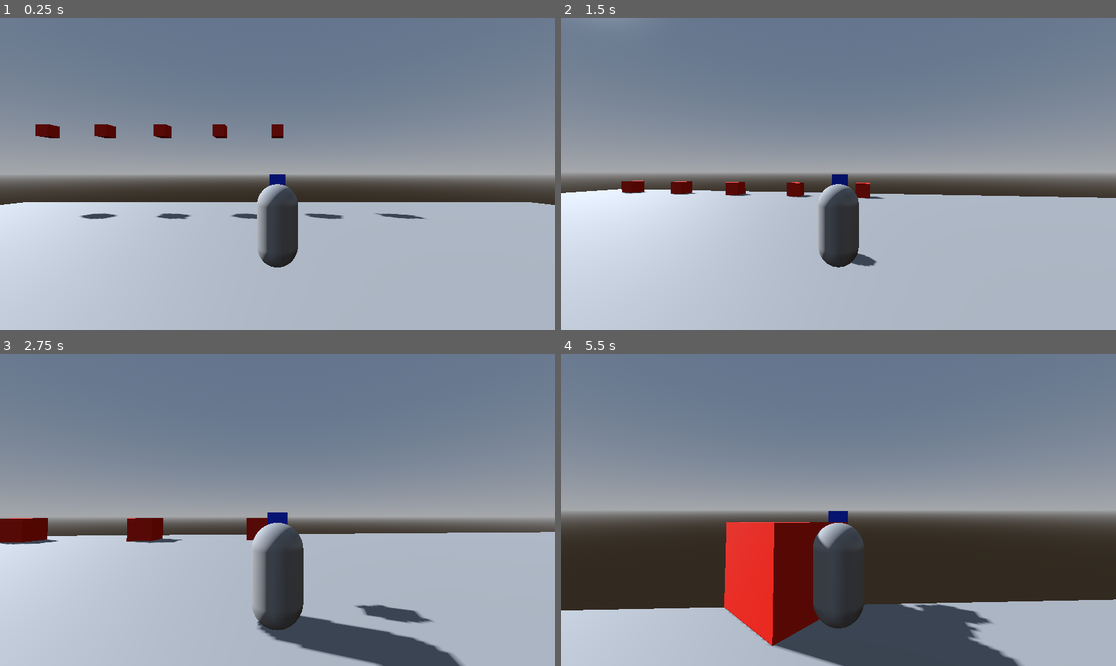
Above: before the commit, frames 1-4 (two rows, left to right).
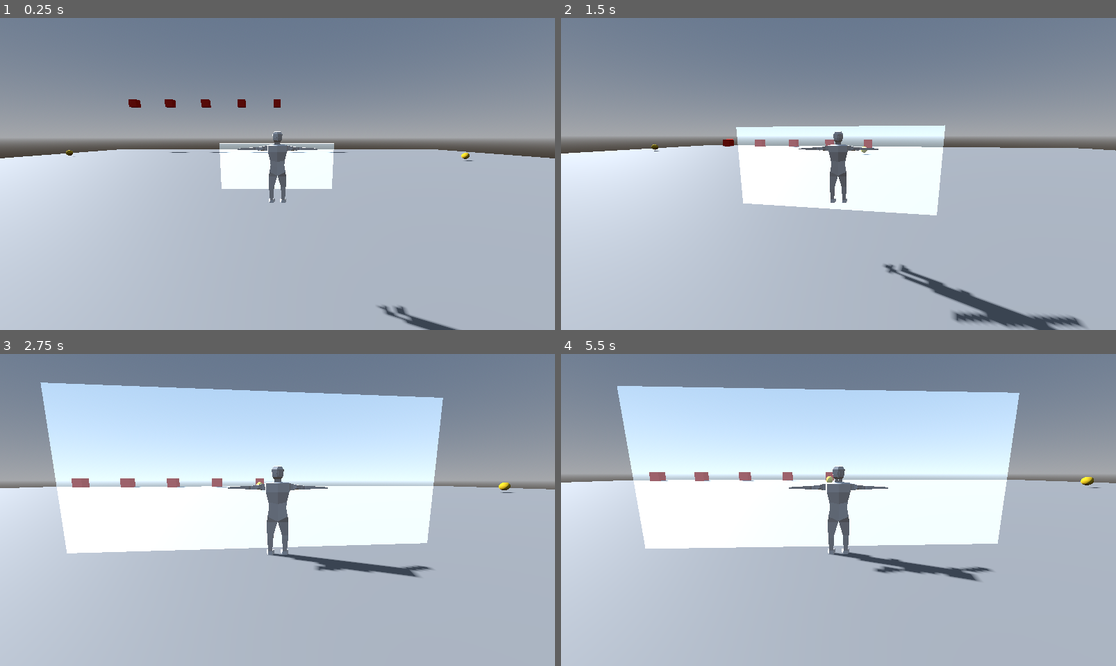
Above: after the commit, the same moments.

Repository: kenjan35/Mons-Hunt
Game: Godot game, scene res://scenes/main.tscn
Two runs of this game, one before a commit and one after it. Both use one fixed random seed, a clock stepped at 60 frames per second and the inputs below.
Inputs (mouse positions are in pixels of both pictures, inside the frame that each line leads up to):
- Up to frame 1 (0.25 s): no input
- Up to frame 2 (1.5 s): move the mouse to (866, 174) at 0.52 s; hold Up (move_forward) from 0.53 s (still down); tap E (interact) at 0.6 s; tap Space (jump) at 0.77 s; move the mouse to (810, 174) at 1.27 s; tap Shift (run) at 1.35 s
- Up to frame 3 (2.75 s): keep holding Up (move_forward); tap Space (jump) at 1.52 s; move the mouse to (288, 503) at 2.02 s; hold Mouse wheel up (zoom_in) from 2.03 s (still down)
- Up to frame 4 (5.5 s): keep holding Up (move_forward); move the mouse to (832, 516) at 2.77 s; release Mouse wheel up (zoom_in) at 2.78 s; tap Mouse wheel down (zoom_out) at 2.85 s; tap Space (jump) at 3.02, 3.77, 4.52 s; move the mouse to (877, 513) at 3.52 s; tap E (interact) at 3.6 s; move the mouse to (794, 506) at 4.27 s; tap Shift (run) at 4.35 s; move the mouse to (844, 510) at 5.02 s; hold Mouse wheel up (zoom_in) from 5.03 s (still down)

The runs differ from the first frame. In frame 1, 27% of the frame differs, in the area x 0-100%, y 26-100%; in frame 2, 28%; in frame 3, 47%; in frame 4, 69%, in the area x 0-100%, y 10-100%.

Commit message:
update: adding the blender model character

Diff:
--- a/cacahuete/scenes/character.tscn
+++ b/cacahuete/scenes/character.tscn
@@ -17,6 +17,7 @@
 size = Vector3(0.5, 0.5, 0.5)
 
 [sub_resource type="BoxShape3D" id="BoxShape3D_rkhd4"]
+size = Vector3(0.8, 1, 1)
 
 [sub_resource type="SphereShape3D" id="SphereShape3D_rkhd4"]
 
--- a/cacahuete/scenes/main.tscn
+++ b/cacahuete/scenes/main.tscn
@@ -1,10 +1,10 @@
 [gd_scene format=3 uid="uid://dh6suuu1lpaln"]
 
 [ext_resource type="PackedScene" uid="uid://1fv5tqtjgiqs" path="res://scenes/ground.tscn" id="1_o5qli"]
-[ext_resource type="PackedScene" uid="uid://c52citb4ahl1h" path="res://scenes/character.tscn" id="2_0wfyh"]
 [ext_resource type="PackedScene" uid="uid://dcad8cqvcptnu" path="res://scenes/obstacles.tscn" id="3_sugp2"]
 [ext_resource type="PackedScene" uid="uid://c8o6euolcxgte" path="res://scenes/coin.tscn" id="4_jyhfs"]
 [ext_resource type="PackedScene" uid="uid://ek2lxivf45tg" path="res://scenes/wall_break.tscn" id="5_tbgi4"]
+[ext_resource type="PackedScene" uid="uid://3x2hmfjjim2n" path="res://scenes/test_player.tscn" id="6_tefeu"]
 
 [sub_resource type="ProceduralSkyMaterial" id="ProceduralSkyMaterial_0wfyh"]
 
@@ -23,9 +23,6 @@
 
 [node name="Ground" parent="." unique_id=95938912 instance=ExtResource("1_o5qli")]
 transform = Transform3D(1, 0, 0, 0, 1, 0, 0, 0, 1, 0, -0.27714443, 0)
-
-[node name="CharacterBody3D" parent="." unique_id=1189578310 instance=ExtResource("2_0wfyh")]
-transform = Transform3D(1, 0, 0, 0, 1, 0, 0, 0, 1, 0, 5.5614777, -14.742352)
 
 [node name="WorldEnvironment" type="WorldEnvironment" parent="." unique_id=1334561182]
 environment = SubResource("Environment_0wfyh")
@@ -65,3 +62,6 @@
 
 [node name="wall_break" parent="Interactive_objs" unique_id=1142373083 instance=ExtResource("5_tbgi4")]
 transform = Transform3D(1, 0, 0, 0, 1, 0, 0, 0, 1, 0, 1, 0)
+
+[node name="testPlayer" parent="." unique_id=2139135099 instance=ExtResource("6_tefeu")]
+transform = Transform3D(1, 0, 0, 0, 1, 0, 0, 0, 1, 0, 3.2057161, 9.464278)
--- /dev/null
+++ b/cacahuete/scenes/test_player.tscn
@@ -0,0 +1,33 @@
+[gd_scene format=3 uid="uid://3x2hmfjjim2n"]
+
+[ext_resource type="Script" uid="uid://ct5dnxqbf52cf" path="res://scripts/character.gd" id="1_22uif"]
+[ext_resource type="PackedScene" uid="uid://c3amj5jxwq520" path="res://assets/model.glb" id="1_e7mys"]
+[ext_resource type="Script" uid="uid://br4qldcaw76ta" path="res://scripts/spring_arm_camera_3d.gd" id="2_0ax77"]
+
+[sub_resource type="CapsuleShape3D" id="CapsuleShape3D_e7mys"]
+radius = 0.25390625
+
+[sub_resource type="SphereShape3D" id="SphereShape3D_22uif"]
+
+[node name="testPlayer" type="CharacterBody3D" unique_id=2139135099]
+collision_mask = 24
+script = ExtResource("1_22uif")
+
+[node name="CollisionShape3D" type="CollisionShape3D" parent="." unique_id=1799721664]
+transform = Transform3D(1, 0, 0, 0, 1, 0, 0, 0, 1, 0.064, 1.041, -0.06)
+shape = SubResource("CapsuleShape3D_e7mys")
+
+[node name="SpringArm3D" type="SpringArm3D" parent="." unique_id=1969040725]
+transform = Transform3D(1, 0, 0, 0, 1, 0, 0, 0, 1, 0.055659607, 1.6907068, -0.044718422)
+collision_mask = 15
+shape = SubResource("SphereShape3D_22uif")
+spring_length = 5.0
+script = ExtResource("2_0ax77")
+
+[node name="Camera3D" type="Camera3D" parent="SpringArm3D" unique_id=1306207569]
+transform = Transform3D(1, 0, 0, 0, 0.984402, 0.17593372, 0, -0.17593372, 0.984402, 0, 0.5095891, 1.9755408)
+
+[node name="character_pivot" type="Node3D" parent="." unique_id=1492903625]
+
+[node name="model" parent="character_pivot" unique_id=1782194656 instance=ExtResource("1_e7mys")]
+transform = Transform3D(-0.5, 0, -4.371139e-08, 0, 0.5, 0, 4.371139e-08, 0, -0.5, 0.054456234, 0, -0.05124736)
--- a/cacahuete/scenes/wall_break.tscn
+++ b/cacahuete/scenes/wall_break.tscn
@@ -6,7 +6,7 @@
 size = Vector3(8.2, 4.2, 0.5)
 
 [sub_resource type="StandardMaterial3D" id="StandardMaterial3D_kco84"]
-transparency = 1
+blend_mode = 1
 albedo_color = Color(0.79477817, 0.9086944, 0.9217358, 1)
 
 [sub_resource type="BoxMesh" id="BoxMesh_dj7j1"]
--- a/cacahuete/scripts/character.gd
+++ b/cacahuete/scripts/character.gd
@@ -13,7 +13,7 @@
 @export var run_fov = 90.0
 
 @onready var spring_arm = $SpringArm3D
-@onready var mesh = $MeshInstance3D
+@onready var pivot = $character_pivot
 @onready var camera = $SpringArm3D/Camera3D
 
 var gravity = ProjectSettings.get_setting("physics/3d/default_gravity")
@@ -86,8 +86,8 @@
 		velocity.z = direction.z * current_speed
 
 		var target_look = global_position + direction
-		var target_basis = mesh.global_transform.looking_at(target_look, Vector3.UP).basis
-		mesh.global_transform.basis = mesh.global_transform.basis.slerp(target_basis, rotation_speed * delta)
+		var target_basis = pivot.global_transform.looking_at(target_look, Vector3.UP).basis
+		pivot.global_transform.basis = pivot.global_transform.basis.slerp(target_basis, rotation_speed * delta)
 	else:
 		velocity.x = move_toward(velocity.x, 0, current_speed)
 		velocity.z = move_toward(velocity.z, 0, current_speed)
Binary file added: cacahuete/assets/model.glb
Not shown, added: cacahuete/assets/model.glb.import
